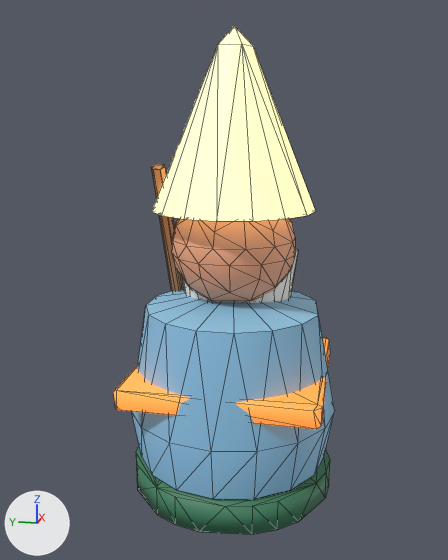
The glTF model public/models/lod/gnome.glb, before and after one commit.
Both versions are drawn from a 50 mm camera at (-0.675, -0.124, 0.418) aimed at (-0.005, 0.01, 0.25). Every picture has the same lights, and +X, +Y and +Z are marked at lower left. The first picture is the older version. Mesh edges are drawn as thin lines. Where no turn or scale is listed for an object, it has been applied to the vertices. Vertices at exactly the same position are counted once.

Objects in the first picture: 'gnome'.
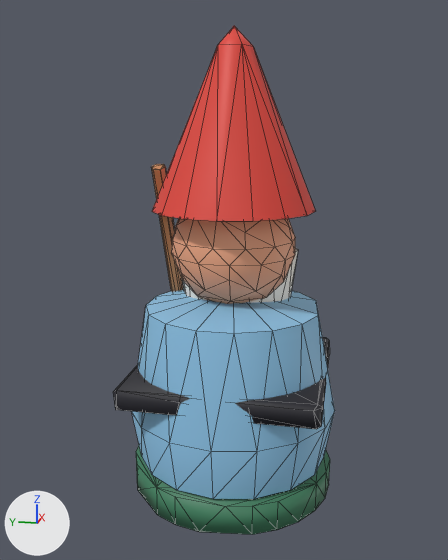
Boxes (x1, y1, x2, y2) around the edits, measured in the pictures (448 x 560 px; the box of a moved part takes in the faces that stretch with it):
part 1 of me_gnome_003, moved or reshaped
    both: (299, 484, 325, 521)
part 2 of me_gnome_003, moved or reshaped
    before: (171, 218, 295, 303)
    after: (172, 218, 295, 304)
part 3 of me_gnome_003, surface changed (darker)
    both: (113, 26, 330, 516)

The change, as a diff of the scene's bpy script:
```diff
--- a/public/models/lod/gnome.glb.py
+++ b/public/models/lod/gnome.glb.py
@@ me_gnome_003 @@
 me_gnome_003.from_pydata(...)  # 297 vertices, 554 faces; spans x -0.12..0.12, y -0.12..0.12, z -0.259..0.259
 # used by ob_gnome; location = (0.0, 0.0, 0.261)
+# me_gnome_003 part 1
+# 5 faces are deleted
+# 1 vertex is added at (-0.054, -0.104, -0.259)
+# 7 new faces join them
+# me_gnome_003 part 2
+# 43 vertices are removed from x -0.065..0.088, y -0.065..0.065, z -0.039..0.096
+# 158 faces are deleted
+# 15 vertices move from x -0.043..0.081, y -0.046..0.051, z -0.033..0.081 to x -0.046..0.083, y -0.041..0.058, z -0.033..0.081
+# 42 vertices are added at x -0.065..0.088, y -0.064..0.07, z -0.039..0.096
+# 156 new faces join them
+# me_gnome_003 part 3: 394 kept faces spanning x -0.12..0.12, y -0.12..0.12, z -0.259..0.259 get new texture (UV) coordinates
 me_gnome_003.materials.append(mat_toy)
```
